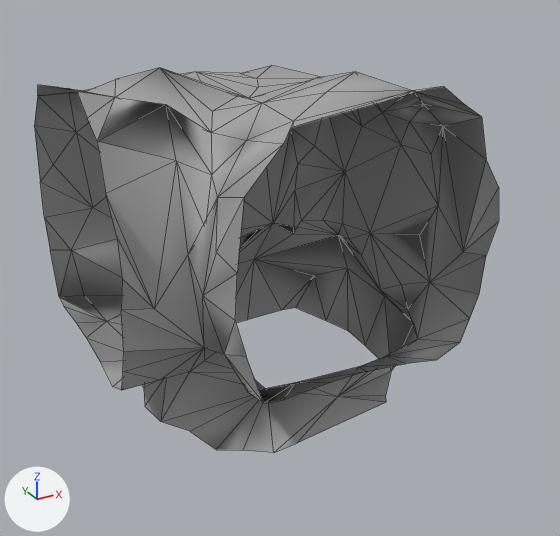
Before and after pictures for a commit that changed the glTF model Rogue-Robots/Assets/Models/ModularBlocks/LDownConnector.gltf.
One viewpoint serves both versions: a camera (50 mm lens) standing at (-4.51, -8.85, 5.74) and looking at (-0.11, -0.84, 1.73). Arrows for +X, +Y and +Z are at lower left; the lights stay in place. Mesh edges are drawn as thin lines. Vertices at the same position are counted once.

Names of what the first picture shows: 'LDownConnector'.
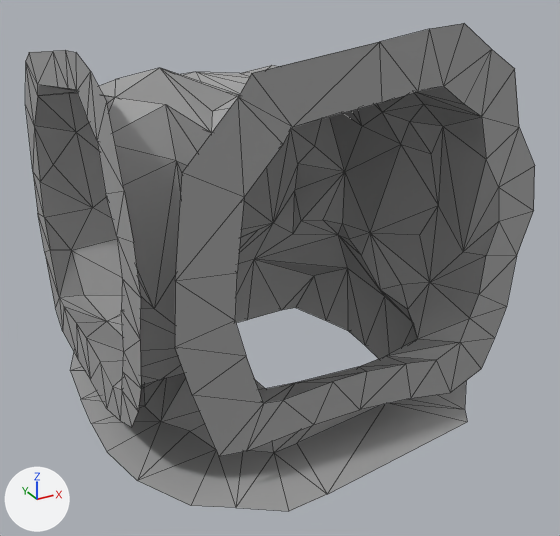
Location of each change, [x1, y1, x2, y2] in pixels of the pictures (560 x 536 px):
'LDownConnector', reshaped (10% wider, 26% taller)
    before: [34, 65, 499, 453]
    after: [25, 23, 535, 511]
part 1 of me_scene_050, built on
    before: [274, 223, 296, 233]
    after: [25, 23, 535, 511]

Patch to the scene script:
```diff
--- a/Rogue-Robots/Assets/Models/ModularBlocks/LDownConnector.gltf.py
+++ b/Rogue-Robots/Assets/Models/ModularBlocks/LDownConnector.gltf.py
@@ me_scene_050 @@
 # used by ob_ldownconnector; location = (0.0, 0.0, 0.0)
-me_scene_050.from_pydata(...)  # 183 vertices, 299 faces; spans x -2.5..1.94, y -2.5..1.62, z 0.0..4.31
+me_scene_050.from_pydata(...)  # 253 vertices, 438 faces; spans x -2.65..2.55, y -3.12..2.06, z 0.0..4.84
+# me_scene_050 part 1
+# 1 face is deleted
+# 70 vertices are added at x -2.65..2.55, y -3.12..2.06, z 0.0..4.84
+# 44 new faces join them, mat_pp_standard_material_087 (picture img_pp_color_palette)
+# 96 new faces join them, mat_pp_standard_material_089 (picture img_pp_color_palette)
+# me_scene_050 part 2: the surface is now shaded flat
 me_scene_050.materials.append(mat_pp_standard_material_087)
```
